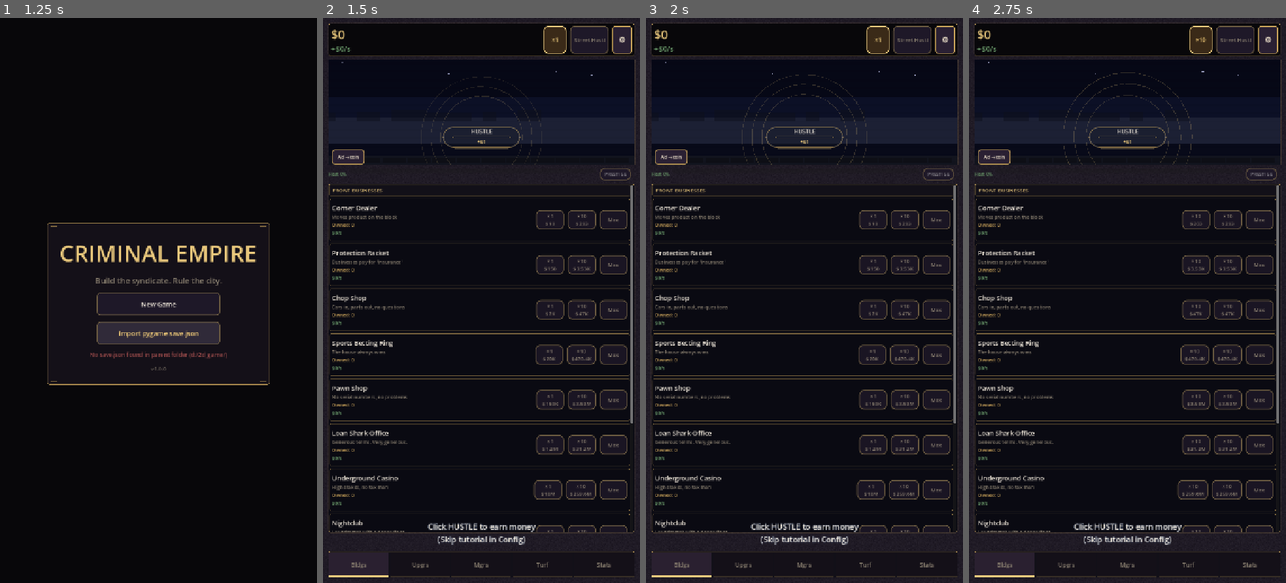
Above: before the commit, frames 1-4 (left to right).
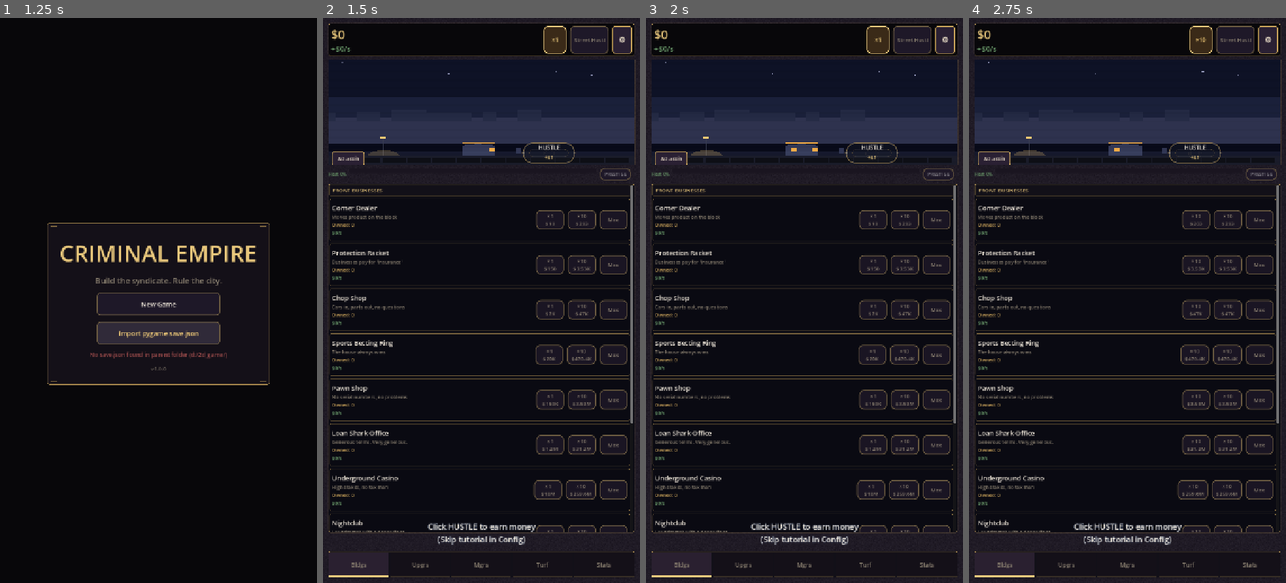
Above: after the commit, the same moments.

Repository: ironassassin3/Idle-empire
Game: Godot game, scene res://scenes/main_menu.tscn
Same seed, same stepped clock (60 frames per second), same inputs: the game is played once before the commit and once after it.
Inputs:
- Up to frame 1 (1.25 s): click "Import pygame save.json" at 0.5 s
- Up to frame 2 (1.5 s): click "New Game" at 1.25 s
- Up to frame 3 (2 s): no input
- Up to frame 4 (2.75 s): click "×1" at 2 s

Frame 1 is identical in both runs. In frame 2, 5.5% of the frame differs, in the area x 1-99%, y 13-26%; in frame 3, 5.6%; in frame 4, 5.7%, in the area x 1-99%, y 9-26%.

Commit message:
feat(ui): P15.8 skyline contrast, city telemetry, capture presets
Brighten city viewport read on dark phones, wire ui_city_tier_change and
ui_hustle_tap events, and extend screenshot harness with --districts seed.

Co-authored-by: Cursor <cursoragent@cursor.com>

Diff:
--- a/godot/scripts/tools/screenshot.gd
+++ b/godot/scripts/tools/screenshot.gd
@@ -11,6 +11,7 @@
 ##   --city-tier N    Skyline tier preset 0–4 (buildings 0/5/15/35/80)
 ##   --buildings N    Override total buildings owned (all on index 0)
 ##   --heat N         Set heat 0–100
+##   --districts N    Unlock first N territories (district strip)
 
 const GAME_SCREEN := "res://scenes/game_screen.tscn"
 const SoakAutoloads = preload("res://scripts/tools/soak_autoloads.gd")
@@ -63,6 +64,16 @@
 	var heat_arg := _arg_after("--heat", "")
 	if not heat_arg.is_empty():
 		gs.heat = clampf(float(heat_arg), 0.0, 100.0)
+	var districts_arg := _arg_after("--districts", "")
+	if not districts_arg.is_empty() and gs.get("territories") != null:
+		var districts: Array = gs.territories
+		var unlock_count := clampi(int(districts_arg), 0, districts.size())
+		for i in districts.size():
+			var t = districts[i]
+			if t != null and t.has_method("set"):
+				t.unlocked = i < unlock_count
+		if gs.has_signal("stats_changed"):
+			gs.stats_changed.emit()
 
 
 func _seed_buildings(gs: Node, count: int) -> void:
--- a/godot/scripts/ui/city_view.gd
+++ b/godot/scripts/ui/city_view.gd
@@ -10,8 +10,11 @@
 const REDRAW_INTERVAL := 1.0 / 30.0
 const MIN_HUSTLE_SIZE := 48.0
 const HUSTLE_GROUND_Y := VIRTUAL_SIZE.y - 28.0
-const HUSTLE_SIZE_SCALE := 0.85
-const HUSTLE_COIN_RESERVE := 38.0
+const HUSTLE_STREET_X_FRAC := 0.72
+const HUSTLE_STREET_PAD_Y := 6.0
+const HUSTLE_SIZE_SCALE := 0.72
+const HUSTLE_BASE_W := 96.0
+const HUSTLE_BASE_H := 44.0
 
 const INK := Color(0.031, 0.039, 0.098)
 const INK_GOLD := Color(0.784, 0.639, 0.353, 0.157)
@@ -20,12 +23,15 @@
 const INK_GLASS := Color(0.102, 0.118, 0.157)
 const INK_BONE := Color(0.91, 0.878, 0.831)
 const INK_CRIMSON := Color(0.608, 0.157, 0.157)
-const SKY_BACK := Color8(6, 8, 22)
-const SKY_MID := Color8(12, 16, 38)
-const SKY_HAZE := Color8(28, 32, 52)
-const STREET := Color8(18, 20, 30)
-const STREET_LINE := Color8(42, 44, 62)
-const SILHOUETTE := Color8(14, 16, 28)
+const SKY_BACK := Color8(14, 18, 38)
+const SKY_MID := Color8(26, 32, 58)
+const SKY_HAZE := Color8(46, 50, 78)
+const SKY_GLOW := Color8(72, 82, 118)
+const STREET := Color8(26, 28, 42)
+const STREET_LINE := Color8(58, 62, 84)
+const SILHOUETTE := Color8(52, 58, 88)
+const SILHOUETTE_RIM := Color8(78, 86, 118)
+const SILHOUETTE_BACK := Color8(36, 42, 68)
 const NEON_WARM := Color8(255, 180, 70)
 const NEON_COOL := Color8(70, 180, 255)
 const NEON_RED := Color8(220, 60, 70)
@@ -180,14 +186,14 @@
 	if size.x <= 1.0 or size.y <= 1.0:
 		return
 	var scale := size / VIRTUAL_SIZE
-	var cx := size.x * 0.5
-	var bw := maxf(MIN_HUSTLE_SIZE, 120.0 * scale.x * _click_scale * HUSTLE_SIZE_SCALE)
-	var bh := maxf(MIN_HUSTLE_SIZE, 56.0 * scale.y * _click_scale * HUSTLE_SIZE_SCALE)
-	# Sidewalk placement: center on street plane (ground_y+), not mid-skyline.
+	var bw := maxf(MIN_HUSTLE_SIZE, HUSTLE_BASE_W * scale.x * _click_scale * HUSTLE_SIZE_SCALE)
+	var bh := maxf(MIN_HUSTLE_SIZE, HUSTLE_BASE_H * scale.y * _click_scale * HUSTLE_SIZE_SCALE)
+	# Wet-street band: top edge on sidewalk below facades; X off center facade.
 	var ground_y_px := size.y * (HUSTLE_GROUND_Y / VIRTUAL_SIZE.y)
-	var street_cy := ground_y_px + bh * 0.22
-	var max_cy := size.y - HUSTLE_COIN_RESERVE - bh * 0.5
-	var cy := minf(street_cy, max_cy)
+	var street_pad_y := HUSTLE_STREET_PAD_Y * scale.y
+	var cx := size.x * HUSTLE_STREET_X_FRAC
+	var cy := ground_y_px + street_pad_y + bh * 0.5
+	cy = minf(cy, size.y - bh * 0.5 - 2.0)
 	_hustle_overlay.position = Vector2(cx - bw * 0.5, cy - bh * 0.5)
 	_hustle_overlay.size = Vector2(bw, bh)
 	_mark_dirty()
@@ -215,6 +221,9 @@
 	_draw_frame()
 	_draw_back_parallax(_t, tier)
 	_draw_mid_skyline(_total_buildings, tier, _top_building_keys, _t, ground_y)
+	_draw_horizon_glow(ground_y)
+	if tier == 0:
+		_draw_tier0_street_detail(ground_y, _t)
 	_draw_front_street(ground_y, _t)
 	_draw_district_strip(ground_y, _district_slots)
 	_draw_atmosphere(_heat, _rank_idx, _t, tier)
@@ -273,15 +282,16 @@
 		var bw := 18.0 + float(i % 4) * 14.0
 		var bh := back_h * (0.55 + float(i % 3) * 0.15)
 		var bx := fmod(float(i * 53) + back_drift, sw + bw) - bw * 0.5
-		draw_rect(Rect2(bx, back_y + back_h - bh, bw, bh), Color(SILHOUETTE, 0.55))
+		draw_rect(Rect2(bx, back_y + back_h - bh, bw, bh), Color(SILHOUETTE_BACK, 0.88))
 
 
 func _draw_mid_skyline(total: int, tier: int, keys: Array, t: float, ground_y: float) -> void:
 	var sw := VIRTUAL_SIZE.x
 	var drift := t * 6.0 if not GameTheme.ui_reduced_motion() else 0.0
-	var count := mini(maxi(keys.size(), 1 if tier > 0 else 0), 3)
+	# Always show at least one facade so tier 0 is not an empty void.
+	var count := mini(maxi(keys.size(), 1), 3)
 	var slot_w := sw / maxf(1.0, float(count))
-	var neon_keys: Array = keys if not keys.is_empty() else (["dealer"] if tier > 0 else [])
+	var neon_keys: Array = keys if not keys.is_empty() else ["dealer"]
 	for i in count:
 		var key: String = neon_keys[i] if i < neon_keys.size() else "dealer"
 		var cx := slot_w * (float(i) + 0.5) + sin(t * 0.4 + i) * 1.5
@@ -403,8 +413,10 @@
 			var wyp := by + 14.0 + wy * 16.0
 			if wyp + 8.0 > ground_y - 6.0:
 				continue
-			draw_rect(Rect2(wxp, wyp, 7.0, 9.0), Color(neon, 0.75))
-	draw_rect(Rect2(bx, ground_y - bh - 5.0, bw, 4.0), Color(neon, 0.55 + 0.25 * sin(t * 2.0 + seed)))
+			draw_rect(Rect2(wxp, wyp, 7.0, 9.0), Color(neon, 0.92))
+	# Rim light — separates facades from haze band at small portrait sizes.
+	draw_line(Vector2(bx, by), Vector2(bx, ground_y - bh), Color(SILHOUETTE_RIM, 0.35), 1.0)
+	draw_rect(Rect2(bx, ground_y - bh - 5.0, bw, 4.0), Color(neon, 0.65 + 0.3 * sin(t * 2.0 + seed)))
 
 
 func _draw_crown_watermark(cx: float, cy: float, t: float, scale: float = 1.0) -> void:
@@ -420,6 +432,28 @@
 	draw_colored_polygon(PackedVector2Array([
 		Vector2(cx, cy + 10.0 * s), Vector2(cx + 6.0 * s, cy - 4.0 * s), Vector2(cx + 12.0 * s, cy + 10.0 * s),
 	]), col)
+
+
+func _draw_horizon_glow(ground_y: float) -> void:
+	var sw := VIRTUAL_SIZE.x
+	var band_h := 14.0
+	draw_rect(Rect2(0, ground_y - band_h, sw, band_h), Color(SKY_GLOW, 0.22))
+	draw_line(Vector2(0, ground_y - 1.0), Vector2(sw, ground_y - 1.0), Color(SKY_GLOW, 0.45), 1.0)
+
+
+func _draw_tier0_street_detail(ground_y: float, t: float) -> void:
+	var sw := VIRTUAL_SIZE.x
+	var post_x := sw * 0.18
+	# Lamppost + warm pool so tier-0 empty lot reads on dark phones.
+	draw_line(Vector2(post_x, ground_y - 52.0), Vector2(post_x, ground_y), Color8(58, 62, 82), 2.0)
+	draw_circle(Vector2(post_x, ground_y - 54.0), 4.0, Color8(255, 210, 120))
+	var pool_a := 0.18 + 0.06 * sin(t * 1.6) if not GameTheme.ui_reduced_motion() else 0.2
+	draw_circle(Vector2(post_x, ground_y + 6.0), 22.0, Color(1.0, 0.82, 0.45, pool_a))
+	draw_rect(Rect2(post_x - 18.0, ground_y + 2.0, 36.0, 3.0), Color(INK_GOLD_BRIGHT.r, INK_GOLD_BRIGHT.g, INK_GOLD_BRIGHT.b, 0.12))
+	# Lone figure silhouette.
+	var fig_x := sw * 0.62 + sin(t * 0.35) * 2.0 if not GameTheme.ui_reduced_motion() else sw * 0.62
+	draw_rect(Rect2(fig_x - 3.0, ground_y - 18.0, 6.0, 14.0), Color(SILHOUETTE, 0.9))
+	draw_circle(Vector2(fig_x, ground_y - 21.0), 3.0, Color(SILHOUETTE, 0.9))
 
 
 func _draw_front_street(ground_y: float, t: float) -> void:
@@ -511,21 +545,22 @@
 	var bh := rect.size.y
 	var br := maxf(12.0, bw / 5.0)
 
-	# Radial pulse rings + street reflection under disc.
+	# Street-local pulse — capped so rings never climb into skyline band.
 	if not GameTheme.ui_reduced_motion():
-		for ring in 3:
-			var phase := _t * 1.8 - ring * 0.45
-			var radius := bw * (0.52 + ring * 0.14) + 6.0 * sin(phase)
-			var alpha := 0.08 + 0.12 * (0.5 + 0.5 * sin(phase))
+		var ground_y_px := size.y * (HUSTLE_GROUND_Y / VIRTUAL_SIZE.y)
+		var street_headroom := maxf(8.0, cy - ground_y_px)
+		var max_ring_r := minf(bw * 0.34, street_headroom + bh * 0.12)
+		for ring in 2:
+			var phase := _t * 1.8 - ring * 0.55
+			var radius := minf(max_ring_r * (0.55 + ring * 0.35) + 3.0 * sin(phase), max_ring_r)
+			var alpha := 0.04 + 0.06 * (0.5 + 0.5 * sin(phase))
 			if _income_per_second > 0.0:
-				alpha *= 1.4
-			draw_arc(Vector2(cx, cy), radius, 0.0, TAU, 32,
-					Color(INK_GOLD_BRIGHT.r, INK_GOLD_BRIGHT.g, INK_GOLD_BRIGHT.b, alpha), 1.5)
-		var refl_y := cy + bh * 0.55
-		draw_line(Vector2(cx - bw * 0.35, refl_y), Vector2(cx + bw * 0.35, refl_y),
-				Color(INK_GOLD_BRIGHT.r, INK_GOLD_BRIGHT.g, INK_GOLD_BRIGHT.b, 0.25), 2.0)
-		draw_line(Vector2(cx - bw * 0.15, refl_y + 3.0), Vector2(cx + bw * 0.15, refl_y + 3.0),
-				Color(INK_GOLD_BRIGHT.r, INK_GOLD_BRIGHT.g, INK_GOLD_BRIGHT.b, 0.12), 1.0)
+				alpha *= 1.25
+			draw_arc(Vector2(cx, cy), radius, 0.0, TAU, 24,
+					Color(INK_GOLD_BRIGHT.r, INK_GOLD_BRIGHT.g, INK_GOLD_BRIGHT.b, alpha), 1.0)
+		var refl_y := cy + bh * 0.45
+		draw_line(Vector2(cx - bw * 0.28, refl_y), Vector2(cx + bw * 0.28, refl_y),
+				Color(INK_GOLD_BRIGHT.r, INK_GOLD_BRIGHT.g, INK_GOLD_BRIGHT.b, 0.14), 1.5)
 
 	var fill_a := 0.647 if _hustle_hover else 0.314
 	var glass := StyleBoxFlat.new()
--- a/godot/scripts/ui/game_screen.gd
+++ b/godot/scripts/ui/game_screen.gd
@@ -153,6 +153,7 @@
 var _fallback_hustle: Button
 var _coin_on_city: bool = false
 var _dragon_chip: Button
+var _last_city_tier: int = -1
 
 
 ## Inset the root container by the device safe area (notch / home bar). Safe-area
@@ -333,6 +334,14 @@
 	_heat_bar.custom_minimum_size = Vector2(0, 12)
 	_heat_label.add_theme_font_size_override("font_size", GameTheme.scaled_font(10))
 	_status_strip.add_theme_constant_override("separation", 2)
+	var bar_bg := StyleBoxFlat.new()
+	bar_bg.bg_color = Color("1a1520")
+	bar_bg.set_corner_radius_all(3)
+	_heat_bar.add_theme_stylebox_override("background", bar_bg)
+	var bar_fill := StyleBoxFlat.new()
+	bar_fill.bg_color = GameTheme.GREEN
+	bar_fill.set_corner_radius_all(3)
+	_heat_bar.add_theme_stylebox_override("fill", bar_fill)
 	if _prestige_btn.get_parent() != _heat_row:
 		_prestige_btn.reparent(_heat_row)
 	if _shield_label.get_parent() != _heat_row:
@@ -371,6 +380,8 @@
 	_heat_bar.custom_minimum_size = Vector2(0, 16)
 	_heat_label.remove_theme_font_size_override("font_size")
 	_status_strip.remove_theme_constant_override("separation")
+	for part in ["background", "fill"]:
+		_heat_bar.remove_theme_stylebox_override(part)
 	if _dragon_chip:
 		_dragon_chip.visible = false
 
@@ -420,8 +431,8 @@
 	var sz := _city_view.size
 	if sz.y < 40.0:
 		return
-	bar.position = Vector2(8.0, sz.y - 34.0)
-	bar.size = Vector2(minf(148.0, maxf(80.0, sz.x * 0.42)), 28.0)
+	bar.position = Vector2(8.0, sz.y - 30.0)
+	bar.size = Vector2(minf(120.0, maxf(72.0, sz.x * 0.34)), 24.0)
 
 
 func _ensure_fallback_hustle() -> void:
@@ -672,14 +683,43 @@
 	return out
 
 
+func _city_tier_from_buildings(total: int) -> int:
+	if total < 5:
+		return 0
+	if total < 15:
+		return 1
+	if total < 35:
+		return 2
+	if total < 80:
+		return 3
+	return 4
+
+
+func _track_city_tier(total: int) -> void:
+	if not GameConfig.UI_CITY_VIEW or not GameConfig.UI_CITY_V2:
+		return
+	var tier := _city_tier_from_buildings(total)
+	if tier == _last_city_tier:
+		return
+	if _last_city_tier >= 0:
+		Telemetry.log_event("ui_city_tier_change", {
+			"tier": tier,
+			"from": _last_city_tier,
+			"buildings": total,
+		})
+	_last_city_tier = tier
+
+
 func _refresh_city_view(overlay_blocking: bool) -> void:
 	if _city_view == null or not _city_view.has_method("refresh"):
 		return
+	var total := GameState.total_buildings_owned()
+	_track_city_tier(total)
 	_city_view.call("set_overlay_occluded", overlay_blocking)
 	_city_view.call("set_click_scale", _click_scale)
 	_city_view.call(
 		"refresh",
-		GameState.total_buildings_owned(),
+		total,
 		GameState.heat,
 		_districts_owned(),
 		GameState.prestige_tokens,
@@ -1100,6 +1140,10 @@
 		_advice_chip.text = GameTheme.truncate("▸ %s" % hint, 16)
 	_heat_bar.value = GameState.heat
 	var heat_col := GameTheme.GREEN if GameState.heat < 60.0 else GameTheme.RED
+	if GameTheme.is_city_v2_active():
+		var fill := _heat_bar.get_theme_stylebox("fill") as StyleBoxFlat
+		if fill != null:
+			fill.bg_color = heat_col
 	var heat_txt := "Heat %.0f%%" % GameState.heat
 	if _ManagerSystem.manager_active(GameState, "The Promoter"):
 		heat_txt += "  ·  autopilot ≤%.0f%%" % _ManagerSystem.promoter_heat_target(GameState)
@@ -1349,6 +1393,10 @@
 
 
 func _on_hustle() -> void:
+	Telemetry.log_event("ui_hustle_tap", {
+		"source": "city" if GameTheme.is_city_v2_active() else "fallback",
+		"tutorial_step": GameState.tutorial_step,
+	})
 	if GameState.tutorial_step == 0:
 		_TutorialSystem.advance_tutorial(GameState)
 	var gained: float = GameState.do_click()
Not shown, changed: P15_REPORT.md
